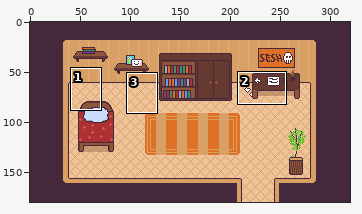
Pixel-art file: assets/scaletons_room.aseprite. The first picture is a wide view before the edit; the outline marks the close-up.
Close-up. Old version:
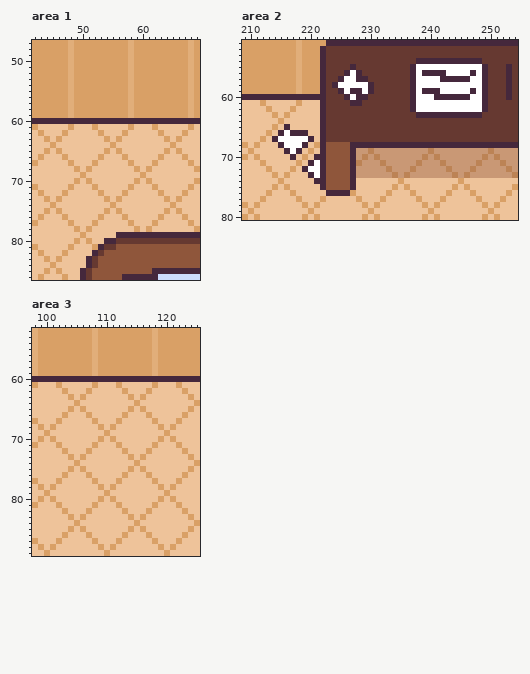
320x180 pixels, 1 frame. Colours within 5 levels of each other are drawn and written as one. Shown: area 1: x 42..69, y 47..86; area 2: x 209..254, y 51..80; area 3: x 98..125, y 52..89.
The same view after the edit:
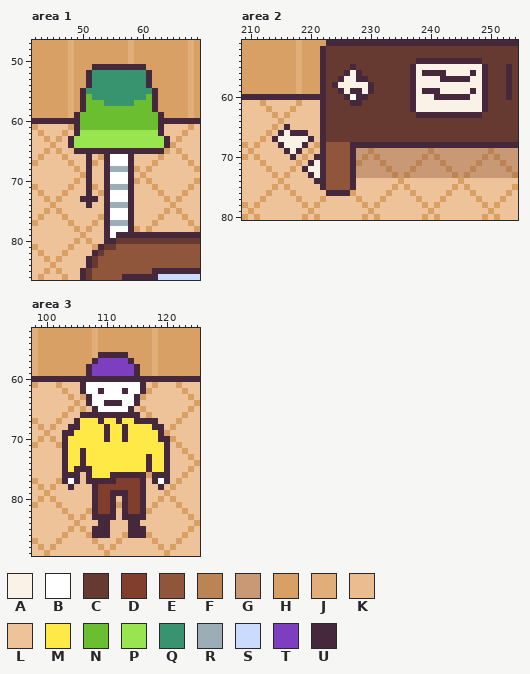
Palette (. is transparent): A #faf1e7  B #ffffff  C #663931  D #823e2c  E #8f563b  F #bc8355  G #c99875  H #d9a066  J #e1ae7a  K #eabc90  L #eec39a  M #ffe947  N #6abe30  P #99e550  Q #37946e  R #9badb7  S #cbdbfc  T #7d3ebf  U #45283c
Difference:
layer "lamp" now shown
layer "dude" now shown
Area 1, layer "lamp":
y 51: x 52..60 HHHHHHJHH -> UUUUUUUUU
y 52..54: x 51..61 HHHHHHHJHHH -> UQQQQQQQQQU
y 55: x 50..62 HHHHHHHHJHHHH -> UQQQQQQQQQQQU
y 56: x 50..62 HHHHHHHHJHHHH -> UNQQQQQQQQQNU
y 57: x 50..62 HHHHHHHHJHHHH -> UNNNQQQQQNNNU
y 58: x 50..62 HHHHHHHHJHHHH -> UNNNNNNNNNNNU
y 59: x 49..63 HHHHHHHHHJHHHHH -> UNNNNNNNNNNNNNU
y 60: x 50..62 UUUUUUUUUUUUU -> NNNNNNNNNNNNN
y 61: x 49..63 LLLHLLLLLHLLLHL -> UNNNNNNNNNNNNNU
y 62: x 49..63 LLLLHLLLHLLLLLH -> UPPPPPPPPPPPPPU
y 63: x 48..64 LLLLLLHLHLLLLLLLH -> UPPPPPPPPPPPPPPPU
y 64: x 48..64 LLLLLLLHLLLLLLLLL -> UPPPPPPPPPPPPPPPU
y 65: x 48..63 LLLLLLHLHLLLLLLL -> KUUUUUUUUUUUUUUU
y 66: x 51 L -> U; x 54..58 LLLHL -> UBBBU
y 67: x 51 L -> U; x 54..58 LLLLH -> UBBBU
y 68: x 51 H -> U; x 54..58 LLLLL -> URRRU
y 69: x 51 L -> U; x 54..58 LLLLL -> UBBBU
y 70: x 51 H -> U; x 54..58 LLLLL -> UBBBU
y 71: x 51 L -> U; x 54..58 LLLLH -> URRRU
y 72: x 51 L -> U; x 54..58 LLLHL -> UBBBU
y 73: x 50..52 LLL -> UUU; x 54..58 HLHLL -> UBBBU
y 74: x 51 L -> U; x 54..58 LHLLL -> URRRU
y 75: x 54..58 HLHLL -> UBBBU
y 76: x 54..58 LLLHL -> UBBBU
y 77: x 54..58 LLLLH -> URRRU
y 78: x 54..58 LLLLL -> UBBBU
y 79: x 54..55 LL -> UB
Area 2, layers "table", "papers":
y 55: x 238..248 BBBBBBBBBBB -> AAAAAAAAAAA
y 56: x 227 B -> A; x 238 B -> A; x 243..246 BBBB -> AAAA; x 248 B -> A
y 57: x 226..227 BB -> AA; x 238..241 BBBB -> AAAA; x 247..248 BB -> AA
y 58: x 225..229 BBBBB -> AAAAA; x 238..248 BBBBBBBBBBB -> AAAAAAAAAAA
y 59: x 226 B -> A; x 229 B -> A; x 238 B -> A; x 242..246 BBBBB -> AAAAA; x 248 B -> A
y 60: x 238..240 BBB -> AAA; x 247..248 BB -> AA
y 61..62: x 238..248 BBBBBBBBBBB -> AAAAAAAAAAA
y 66: x 216 B -> A
y 67: x 215..219 BBBBB -> AAAAA
y 68: x 216..218 BBB -> AAA
y 69: x 217 B -> A
y 71: x 221 B -> A
y 72: x 220..221 BB -> AA
y 73: x 221 B -> A
Area 3, layer "dude":
y 56: x 109..113 HHHHH -> UUUUU
y 57: x 108..114 JHHHHHH -> UTTTTTU
y 58..59: x 107..115 HJHHHHHHH -> UTTTTTTTU
y 61: x 106..116 LLHLLLHLLLL -> UBBBBBBBBBU
y 62: x 106..116 LHLLLLLHLLL -> UBBUBBBUBBU
y 63: x 107..115 LLLLLLLHL -> UBBBBBBBU
y 64: x 107..115 LLLLLLLLH -> UBBUUUBBU
y 65: x 108..114 LLLLLLH -> UBBBBBU
y 66: x 106..115 LHLLLLLHLL -> UUUUUUUUUU
y 67: x 105..118 LLLHLLLHLLLLLH -> UMMMUMMUMMUUUU
y 68: x 104..119 LLLLLHLHLLLLLLLH -> UUMMMMUMMUMMMMUU
y 69: x 103..119 LLLLLLLHLLLLLLLLL -> UUMMMMMUMMUMMMMMU
y 70: x 103..120 LLLLLLHLHLLLLLLLHL -> UMMMMMMUMMUMMMMMUU
y 71: x 103..120 LLLLLHLLLHLLLLLHLL -> UMMMMMMMMMMMMMMMMU
y 72: x 103..120 HLLLHLLLLLHLLLHLLL -> UMMUMMMMMMMMMMMMMU
y 73: x 103..120 LHLHLLLLLLLHLHLLLL -> UMMUMMMMMMMMMMUMMU
y 74: x 103..120 LLHLLLLLLLLLHLLLLL -> UMMUMMMMMMMMMMUMMU
y 75: x 103..120 LHLHLLLLLLLHLHLLLL -> UMUUUMMMMMMMMMUMMU
y 76: x 103..105 HLL -> UUU; x 107..116 HLLLLLHLLL -> UMMMUUUUUU; x 118..120 LLL -> UUU
y 77: x 103..105 LLL -> UBU; x 107..116 LHLLLHLLLL -> UUUUUDDDDU; x 118..120 HLL -> UBU
y 78: x 104 L -> U; x 108..116 LHLHLLLLL -> UDDDDDDDU; x 119 H -> U
y 79: x 108..116 LLHLLLLLL -> UDDUUUDDU
y 80: x 108..111 LHLH -> UDDU; x 113..116 LLLL -> UDDU
y 81: x 108..111 HLLL -> UDDU; x 113..116 LLLL -> UDDU
y 82: x 108..111 LLLL -> UDDU; x 113..116 HLLL -> UDDU
y 83: x 108..111 LLLL -> UUUU; x 113..116 LHLH -> UUUU
y 84: x 109..110 LL -> UU; x 114..115 LH -> UU
y 85: x 108..110 LLL -> UUU; x 114..116 HLH -> UUU
y 86: x 108..110 LLL -> UUU; x 114..116 LLL -> UUU
Where, in picture pixels (left, top, right, bottom), the same in both close-ups:
changed: (68, 64, 170, 238)
changed: (416, 64, 482, 112)
changed: (338, 70, 368, 94)
changed: (278, 130, 320, 178)
changed: (62, 352, 170, 538)
